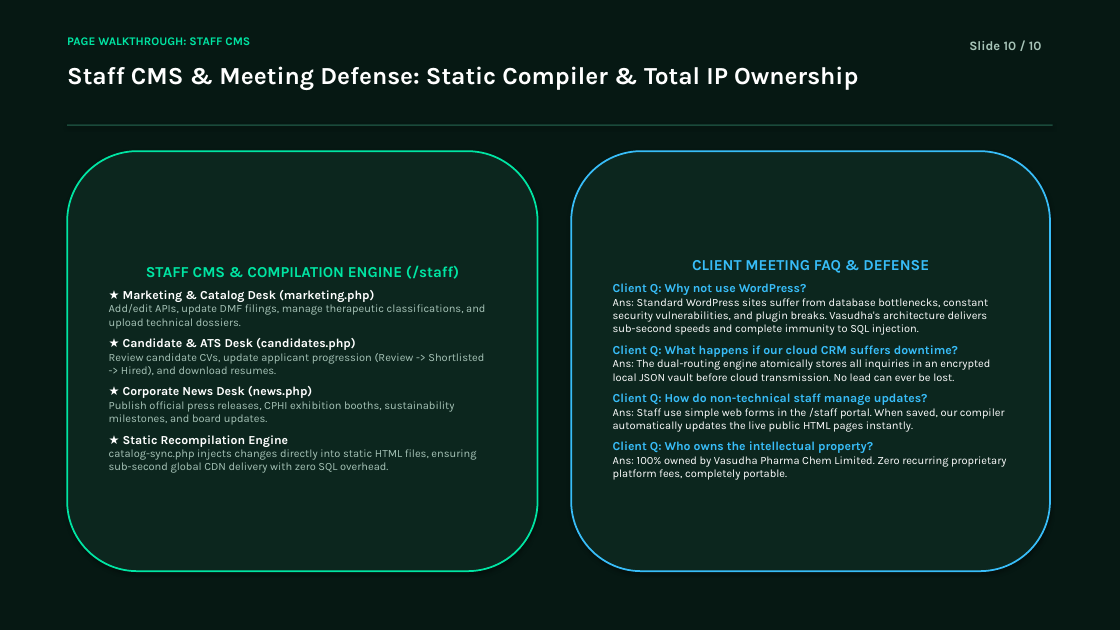
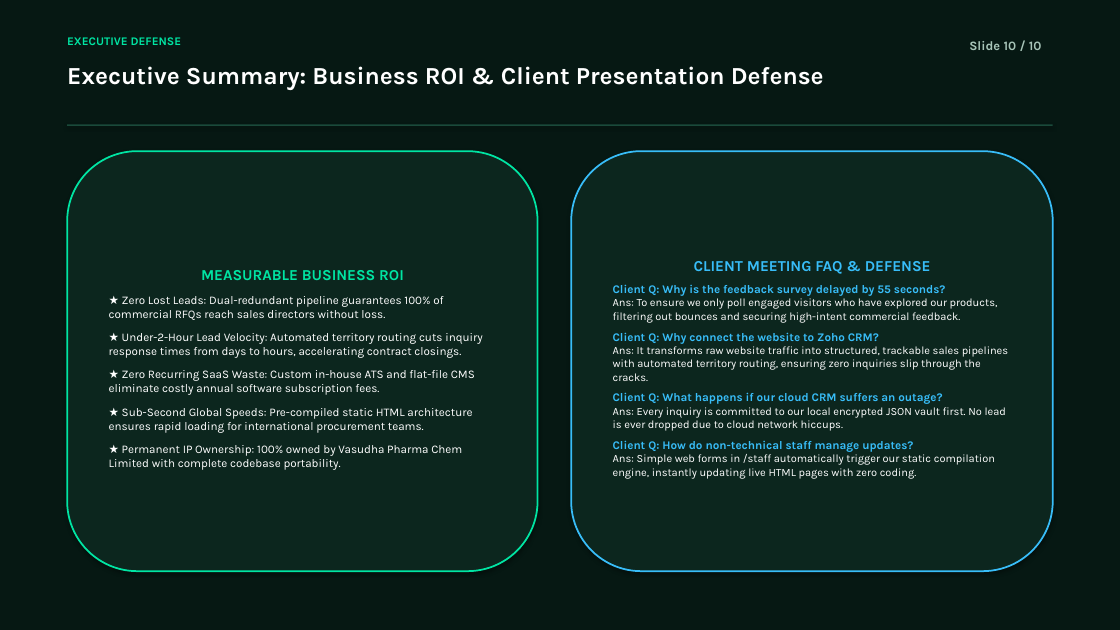
Before and after one commit to saikrishna-bethamcharla/vasudhapharma-green, a slide deck: slide 10 of Vasudha_Pharma_Client_Presentation.pptx. Drawn at 1120x630 pixels with LibreOffice and Linux fonts; fonts in the diff are those of the drawing. Boxes give left, top, right and bottom in pixels: in the first picture for what was removed or moved away, otherwise in the second. Text is boxed around its words. In the diff, an @@ line names an element or a change of style, - is before the commit and + after.

Commit message:
docs(presentation): add data outflow organograms, data lifecycles, and Zoho CRM strategic value

```diff
--- a/Vasudha_Pharma_Client_Presentation.pptx
+++ b/Vasudha_Pharma_Client_Presentation.pptx
@@ text at [67, 37, 182, 45]: text changed @@
-PAGE WALKTHROUGH: STAFF CMS
+EXECUTIVE DEFENSE
@@ text at [67, 66, 824, 90]: text changed @@
-Staff CMS & Meeting Defense: Static Compiler & Total IP Ownership
+Executive Summary: Business ROI & Client Presentation Defense
@@ text in rounded rectangle at [109, 270, 482, 470]: text changed; size 9.5 to 10 pt; text colour #A7C4B8 to #FFFFFF @@
-STAFF CMS & COMPILATION ENGINE (/staff)
-★ Marketing & Catalog Desk (marketing.php)
-Add/edit APIs, update DMF filings, manage therapeutic classifications, and upload technical dossiers.
-★ Candidate & ATS Desk (candidates.php)
-Review candidate CVs, update applicant progression (Review -> Shortlisted -> Hired), and download resumes.
-★ Corporate News Desk (news.php)
-Publish official press releases, CPHI exhibition booths, sustainability milestones, and board updates.
-★ Static Recompilation Engine
-catalog-sync.php injects changes directly into static HTML files, ensuring sub-second global CDN delivery with zero SQL overhead.
+MEASURABLE BUSINESS ROI
+★ Zero Lost Leads: Dual-redundant pipeline guarantees 100% of commercial RFQs reach sales directors without loss.
+★ Under-2-Hour Lead Velocity: Automated territory routing cuts inquiry response times from days to hours, accelerating contract closings.
+★ Zero Recurring SaaS Waste: Custom in-house ATS and flat-file CMS eliminate costly annual software subscription fees.
+★ Sub-Second Global Speeds: Pre-compiled static HTML architecture ensures rapid loading for international procurement teams.
+★ Permanent IP Ownership: 100% owned by Vasudha Pharma Chem Limited with complete codebase portability.
@@ text in rounded rectangle at [613, 284, 1008, 431]: text changed @@
-Client Q: Why not use WordPress?
-Ans: Standard WordPress sites suffer from database bottlenecks, constant security vulnerabilities, and plugin breaks. Vasudha's architecture delivers sub-second speeds and complete immunity to SQL injection.
-Client Q: What happens if our cloud CRM suffers downtime?
-Ans: The dual-routing engine atomically stores all inquiries in an encrypted local JSON vault before cloud transmission. No lead can ever be lost.
+Client Q: Why is the feedback survey delayed by 55 seconds?
+Ans: To ensure we only poll engaged visitors who have explored our products, filtering out bounces and securing high-intent commercial feedback.
+Client Q: Why connect the website to Zoho CRM?
+Ans: It transforms raw website traffic into structured, trackable sales pipelines with automated territory routing, ensuring zero inquiries slip through the cracks.
+Client Q: What happens if our cloud CRM suffers an outage?
+Ans: Every inquiry is committed to our local encrypted JSON vault first. No lead is ever dropped due to cloud network hiccups.
@@ text in rounded rectangle at [613, 440, 913, 452]: size 10.5 to 10 pt in "Client Q: How do non-technical staff manage ..." @@
@@ text in rounded rectangle at [613, 454, 995, 479]: text changed @@
-Ans: Staff use simple web forms in the /staff portal. When saved, our compiler automatically updates the live public HTML pages instantly.
-Client Q: Who owns the intellectual property?
-Ans: 100% owned by Vasudha Pharma Chem Limited. Zero recurring proprietary platform fees, completely portable.
+Ans: Simple web forms in /staff automatically trigger our static compilation engine, instantly updating live HTML pages with zero coding.
```
Also in this commit, not shown: 2 other slides changed, 7 slides added, 7 slides removed, 3 other files.
